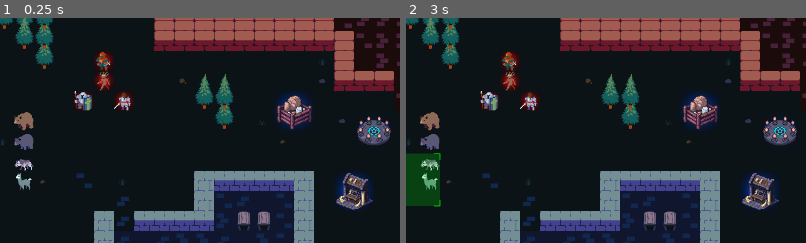
Above: before the commit, frames 1-2 (left to right).
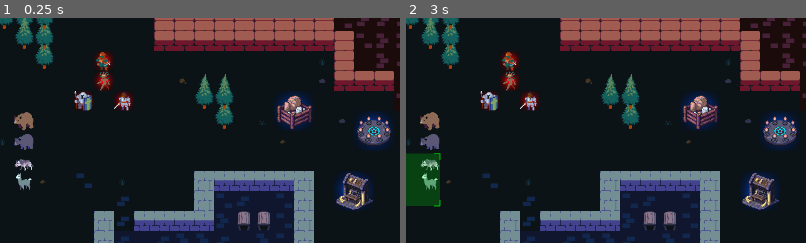
Above: after the commit, the same moments.

Repository: MateusRPF/MicroRTS
Game: Godot game, scene res://Maps/Lvl_test.tscn
The game is run twice, just before and just after one commit, with the same random seed, the same clock (stepped at 60 frames per second) and the same inputs.
Inputs (mouse positions are % of the whole screen's width and height, from its top left):
- Up to frame 1 (0.25 s): no input
- Up to frame 2 (3 s): tap Enter at 0.5, 2.75 s; drag from (90, 96) to (60, 28) at 0.52 s; tap Space (pause) at 1.25 s; drag from (93, 96) to (45, 70) at 1.27 s; move the mouse to (96, 96) at 2.02 s; click (96, 96) at 2.17 s; drag from (45, 70) to (20, 35) at 2.77 s
The pictures show only the part of the screen within x 41-91%, y 28-78%; the shares and areas given below are measured in that part.

The runs differ from the first frame. In frame 1, 0.3% of the frame differs, in the area x 89-98%, y 42-59%; in frame 2, 0.3%.

Commit message:
non-owned units don't show commands

Diff:
--- a/Prefabs/Actors/Structures/Actor_Structure_CircleOfRaising.tscn
+++ b/Prefabs/Actors/Structures/Actor_Structure_CircleOfRaising.tscn
@@ -24,7 +24,3 @@
 
 [node name="Actor_Structure_CircleOfRaising" unique_id=1049966002 instance=ExtResource("1_base")]
 data = SubResource("Actor_Stockpile_Data")
-
-[node name="ColorRect" parent="ViewPivot/Sprite" parent_id_path=PackedInt32Array(862196751) index="0" unique_id=227843000]
-unique_name_in_owner = true
-modulate = Color(1, 1, 1, 0.16078432)
--- a/Prefabs/Widgets/Widget_ObjectInspector.tscn
+++ b/Prefabs/Widgets/Widget_ObjectInspector.tscn
@@ -61,7 +61,6 @@
 
 [node name="SingleObject" type="HBoxContainer" parent="MarginContainer" unique_id=870948775]
 unique_name_in_owner = true
-visible = false
 layout_mode = 2
 
 [node name="VBoxContainer" type="VBoxContainer" parent="MarginContainer/SingleObject" unique_id=1215381375]
@@ -73,7 +72,7 @@
 unique_name_in_owner = true
 layout_mode = 2
 
-[node name="Widget_ConstructionView" parent="MarginContainer/SingleObject/VBoxContainer" instance=ExtResource("14_cvw")]
+[node name="Widget_ConstructionView" parent="MarginContainer/SingleObject/VBoxContainer" unique_id=1507468358 instance=ExtResource("14_cvw")]
 layout_mode = 2
 
 [node name="Widget_ExecutorView" parent="MarginContainer/SingleObject/VBoxContainer" unique_id=1022687051 instance=ExtResource("6_353ih")]
@@ -92,7 +91,7 @@
 layout_mode = 2
 size_flags_horizontal = 0
 
-[node name="Widget_BuildRequirementsView" parent="MarginContainer/SingleObject/VBoxContainer2" instance=ExtResource("16_brv")]
+[node name="Widget_BuildRequirementsView" parent="MarginContainer/SingleObject/VBoxContainer2" unique_id=1416753354 instance=ExtResource("16_brv")]
 layout_mode = 2
 
 [node name="Widget_InventoryView" parent="MarginContainer/SingleObject/VBoxContainer2" unique_id=1195157617 instance=ExtResource("4_fjt0s")]
@@ -107,6 +106,7 @@
 
 [node name="MultiObject" type="GridContainer" parent="MarginContainer" unique_id=1398479506]
 unique_name_in_owner = true
+visible = false
 layout_mode = 2
 theme_override_constants/v_separation = 4
 columns = 6
--- /dev/null
+++ b/Prefabs/glowingAllegiance.tres
@@ -0,0 +1,4 @@
+[gd_resource type="CanvasItemMaterial" format=3 uid="uid://btv7je0hy5uku"]
+
+[resource]
+blend_mode = 1
--- a/Scripts/Widgets/Inspector Widgets/Widget_ExecutorView.gd
+++ b/Scripts/Widgets/Inspector Widgets/Widget_ExecutorView.gd
@@ -10,9 +10,18 @@
 	update_view()
 
 func update_view():
-	var currentCommand:Command = executor.current_command
 
-	if (currentCommand):
-		%Label_Command.text = currentCommand.get_descriptor()
-	else:
-		%Label_Command.text = "Idle"
+	match executor.owner_object.side:
+		ActorData.Sides.PLAYER:
+			var currentCommand:Command = executor.current_command
+			modulate = Color.WHITE # Light red tint for enemies
+			if (currentCommand):
+				%Label_Command.text = currentCommand.get_descriptor()
+			else:
+				%Label_Command.text = "Idle"
+		ActorData.Sides.ENEMY:
+			%Label_Command.text = "Enemy"
+			modulate = Color.RED # Light red tint for enemies
+		_:
+			%Label_Command.text = "Neutral"
+			modulate = Color.YELLOW
Not shown: 1 places in Prefabs/Widgets/Widget_ObjectInspector.tscn that only renumber resources
